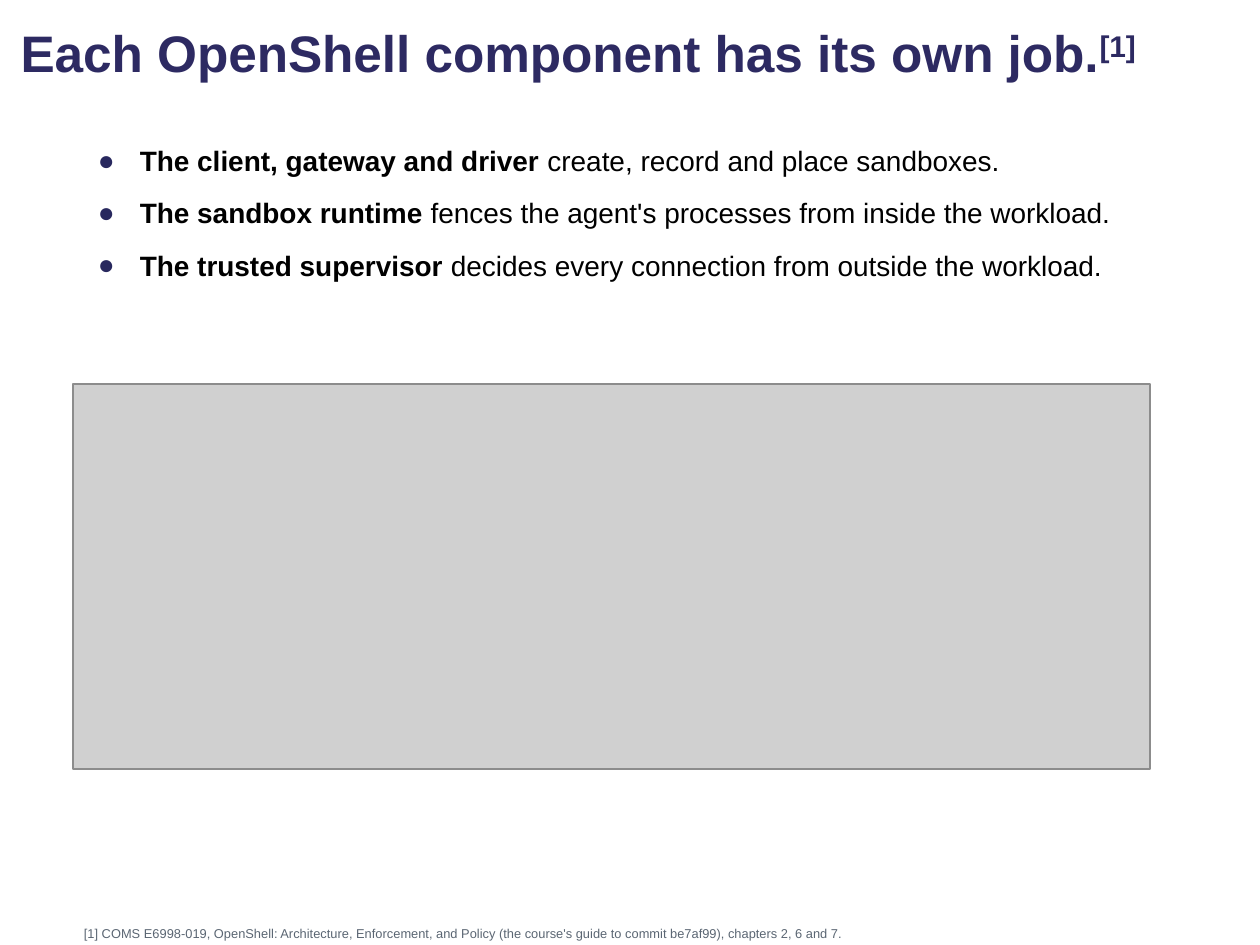
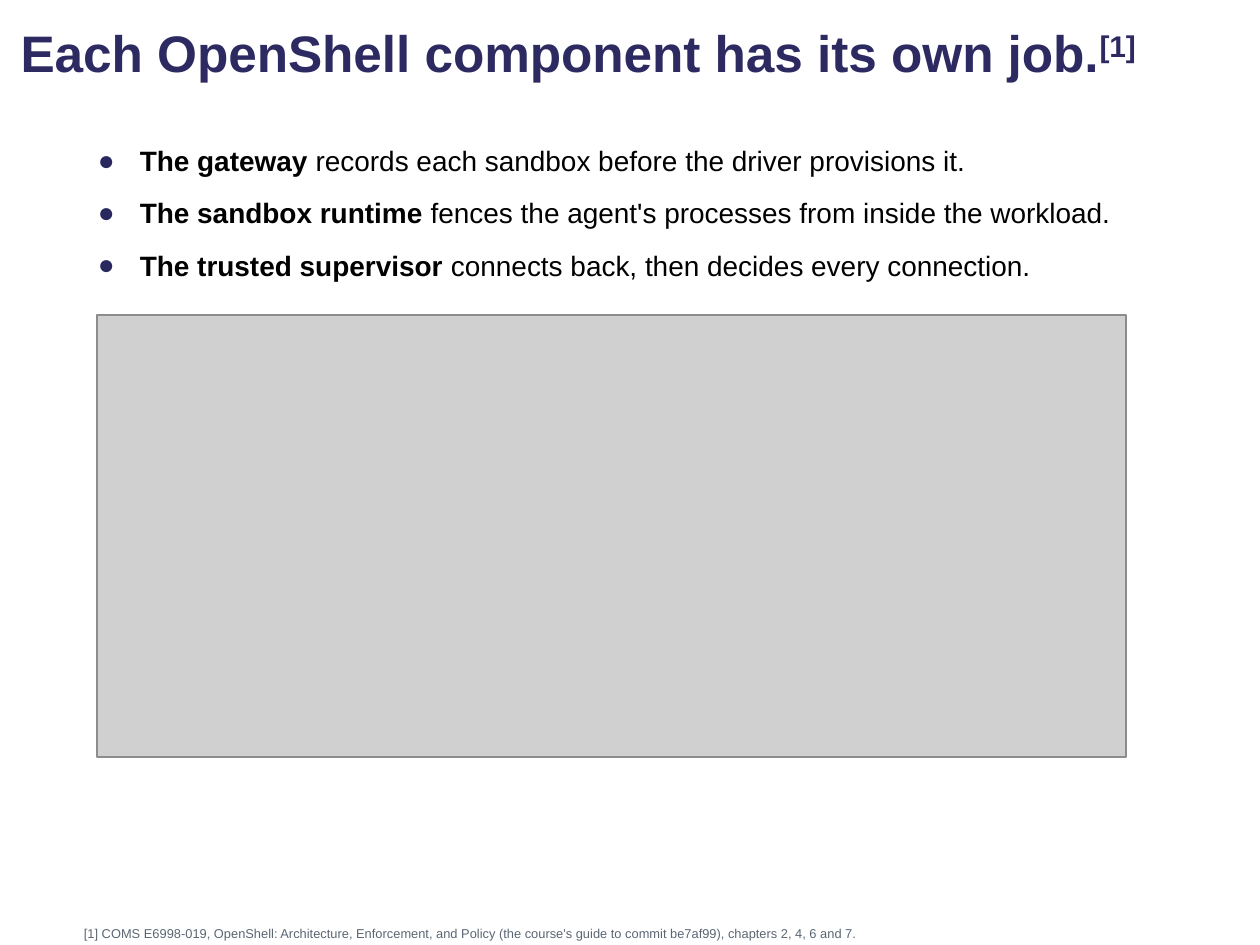
Before and after one commit to comse6998-019/lectures, a slide deck: slide 107 of lecture-6--2026-10-16/lecture6.pptx. Drawn at 1260x945 pixels with LibreOffice and Linux fonts; fonts in the diff are those of the drawing; grey boxes stand for pictures; background and template pictures are left out. Boxes give left, top, right and bottom in pixels: in the first picture for what was removed or moved away, otherwise in the second. Text is boxed around its words. In the diff, an @@ line names an element or a change of style, - is before the commit and + after.

Commit message:
Lecture 6: the components and lifecycle builds merged into one build over one figure (patch-r6f.py on the saved deck, 220 slides); reading PDF rebuilt, 75 pages

```diff
--- a/lecture-6--2026-10-16/lecture6.pptx
+++ b/lecture-6--2026-10-16/lecture6.pptx
@@ text at (140, 150, 965, 176): text changed @@
-● The client, gateway and driver create, record and place sandboxes.
+● The gateway records each sandbox before the driver provisions it.
@@ text at (140, 255, 1030, 281): text changed @@
-● The trusted supervisor decides every connection from outside the workload.
-In Cyberbird's case, Docker ran it, and only the model server was reachable.
+● The trusted supervisor connects back, then decides every connection.
@@ picture: place and size @@
-picture at (72, 383, 1149, 768)
+picture at (97, 316, 1127, 758)
@@ text at (84, 928, 856, 941): text changed @@
-[1] COMS E6998-019, OpenShell: Architecture, Enforcement, and Policy (the course's guide to commit be7af99), chapters 2, 6 and 7.
+[1] COMS E6998-019, OpenShell: Architecture, Enforcement, and Policy (the course's guide to commit be7af99), chapters 2, 4, 6 and 7.
```
Also in this commit, not shown: 12 other slides changed, 2 slides removed, 2 other files.
